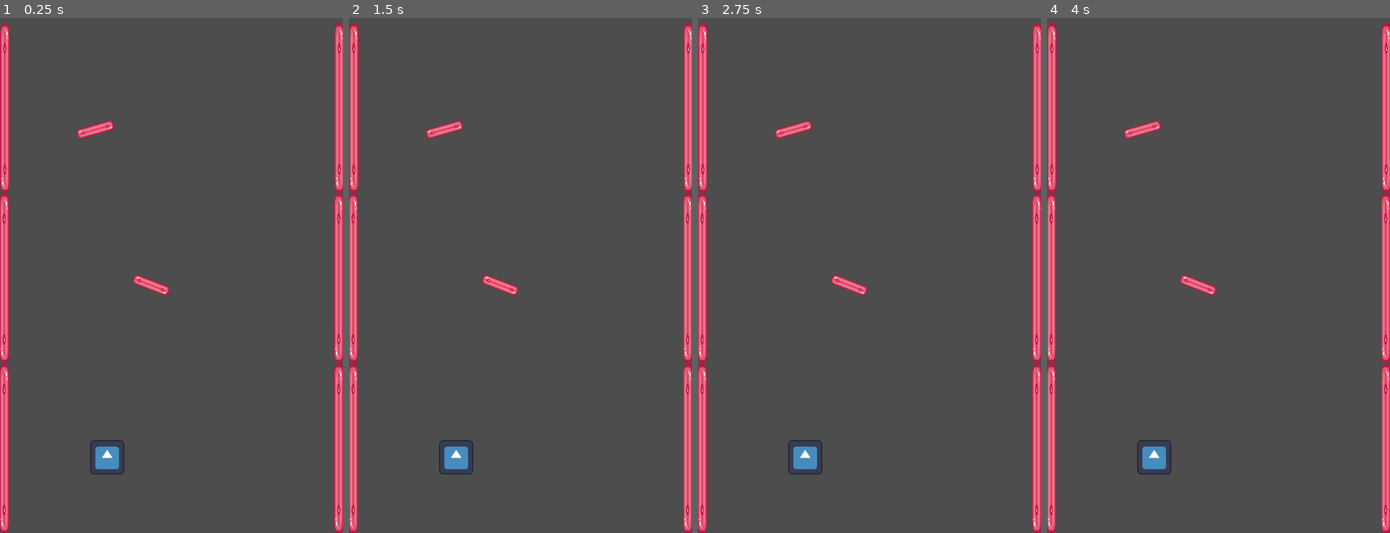
Above: before the commit, frames 1-4 (left to right).
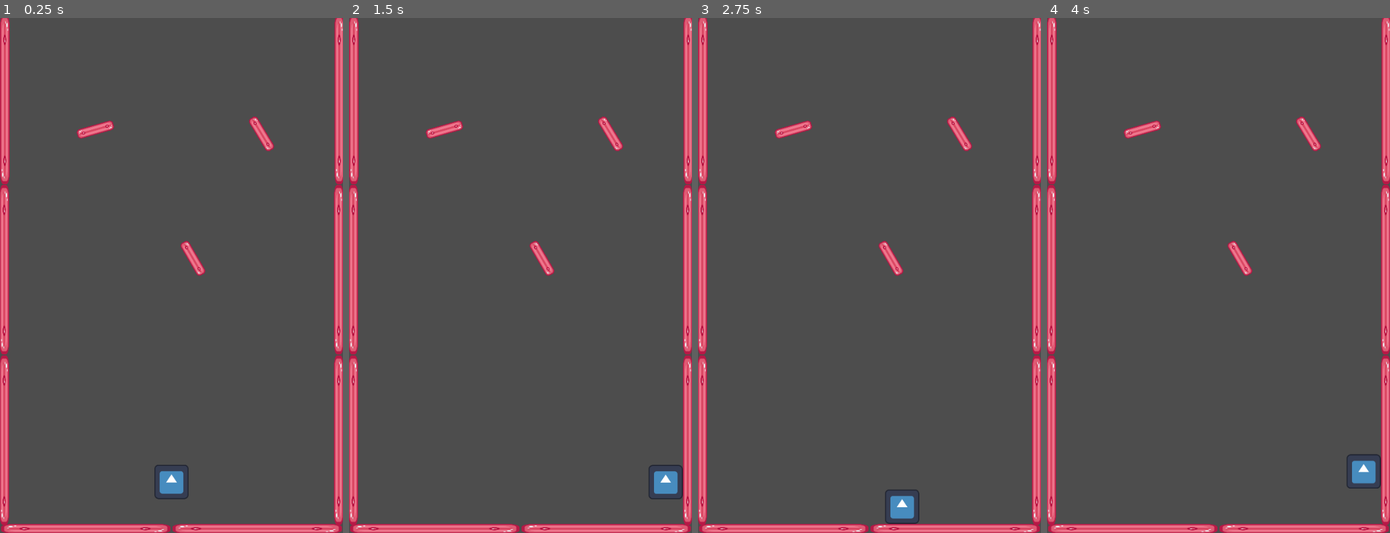
Above: after the commit, the same moments.

Repository: legacynical/flick-game
Game: Godot game, scene res://scenes/levels/test_level.tscn
Same seed, same stepped clock (60 frames per second), same inputs: the game is played once before the commit and once after it. The engine's default icon, where the game draws it, is replaced by a stand-in: a white triangle on a blue panel in a dark square.
Inputs:
- Up to frame 1 (0.25 s): no input
- Up to frame 2 (1.5 s): tap Enter (ui_accept) at 0.5, 0.6, 0.77, 1.07, 1.35 s; hold Right (ui_right) from 0.53 s (still down)
- Up to frame 3 (2.75 s): tap Enter (ui_accept) at 1.52, 1.82, 2.1 s; release Right (ui_right) at 2.03 s; hold Left (ui_left) from 2.03 s (still down)
- Up to frame 4 (4 s): release Left (ui_left) at 2.78 s; hold Right (ui_right) from 2.78 s (still down); tap Enter (ui_accept) at 2.85, 3.02, 3.32, 3.6, 3.77 s

The runs differ from the first frame. In frame 1, 4.1% of the frame differs, in the area x 0-100%, y 0-100%; in frame 2, 4.1%; in frame 3, 4.1%; in frame 4, 4.1%.

Commit message:
initialize player script

Diff:
--- a/scenes/levels/test_level.tscn
+++ b/scenes/levels/test_level.tscn
@@ -9,36 +9,50 @@
 [node name="Walls" type="Node2D" parent="."]
 
 [node name="WallLong" parent="Walls" instance=ExtResource("1_c2ys3")]
-position = Vector2(8, 803)
+position = Vector2(8, 787)
 rotation = 1.5708
 
 [node name="WallLong2" parent="Walls" instance=ExtResource("1_c2ys3")]
-position = Vector2(8, 485)
+position = Vector2(8, 469)
 rotation = 1.5708
 
 [node name="WallLong3" parent="Walls" instance=ExtResource("1_c2ys3")]
-position = Vector2(9, 168)
+position = Vector2(9, 152)
 rotation = 1.5708
 
 [node name="WallLong4" parent="Walls" instance=ExtResource("1_c2ys3")]
-position = Vector2(632, 803)
+position = Vector2(632, 787)
 rotation = 1.5708
 
 [node name="WallLong5" parent="Walls" instance=ExtResource("1_c2ys3")]
-position = Vector2(632, 485)
+position = Vector2(632, 469)
 rotation = 1.5708
 
 [node name="WallLong6" parent="Walls" instance=ExtResource("1_c2ys3")]
-position = Vector2(633, 168)
+position = Vector2(633, 152)
 rotation = 1.5708
 
-[node name="WallShort" parent="." instance=ExtResource("2_wfhsx")]
-position = Vector2(282, 498)
-rotation = 0.369492
+[node name="WallLong7" parent="Walls" instance=ExtResource("1_c2ys3")]
+position = Vector2(160, 952)
+rotation = 3.14159
 
-[node name="WallShort2" parent="." instance=ExtResource("2_wfhsx")]
+[node name="WallLong8" parent="Walls" instance=ExtResource("1_c2ys3")]
+position = Vector2(480, 952)
+rotation = 3.14159
+
+[node name="Obstacles" type="Node2D" parent="."]
+
+[node name="WallShort" parent="Obstacles" instance=ExtResource("2_wfhsx")]
+position = Vector2(360, 448)
+rotation = 1.0444
+
+[node name="WallShort2" parent="Obstacles" instance=ExtResource("2_wfhsx")]
 position = Vector2(178, 208)
 rotation = -0.277088
 
+[node name="WallShort3" parent="Obstacles" instance=ExtResource("2_wfhsx")]
+position = Vector2(488, 216)
+rotation = 1.0265
+
 [node name="Player" parent="." instance=ExtResource("3_qtf05")]
-position = Vector2(200, 819)
+position = Vector2(320, 832)
--- /dev/null
+++ b/scenes/player/player.gd
@@ -0,0 +1,28 @@
+extends CharacterBody2D
+
+
+const SPEED = 300.0
+const JUMP_VELOCITY = -400.0
+
+# Get the gravity from the project settings to be synced with RigidBody nodes.
+var gravity = ProjectSettings.get_setting("physics/2d/default_gravity")
+
+
+func _physics_process(delta):
+	# Add the gravity.
+	if not is_on_floor():
+		velocity.y += gravity * delta
+
+	# Handle jump.
+	if Input.is_action_just_pressed("ui_accept") and is_on_floor():
+		velocity.y = JUMP_VELOCITY
+
+	# Get the input direction and handle the movement/deceleration.
+	# As good practice, you should replace UI actions with custom gameplay actions.
+	var direction = Input.get_axis("ui_left", "ui_right")
+	if direction:
+		velocity.x = direction * SPEED
+	else:
+		velocity.x = move_toward(velocity.x, 0, SPEED)
+
+	move_and_slide()
--- a/scenes/player/player.tscn
+++ b/scenes/player/player.tscn
@@ -1,11 +1,13 @@
-[gd_scene load_steps=3 format=3 uid="uid://b557iy0oclo0"]
+[gd_scene load_steps=4 format=3 uid="uid://b557iy0oclo0"]
 
+[ext_resource type="Script" path="res://scenes/player/player.gd" id="1_2vgeg"]
 [ext_resource type="Texture2D" uid="uid://bhxhnw8muv68q" path="res://icon-round.svg" id="1_loll0"]
 
 [sub_resource type="CircleShape2D" id="CircleShape2D_utj4v"]
 radius = 32.0624
 
 [node name="Player" type="CharacterBody2D"]
+script = ExtResource("1_2vgeg")
 
 [node name="PlayerImage" type="Sprite2D" parent="."]
 scale = Vector2(0.5, 0.5)
